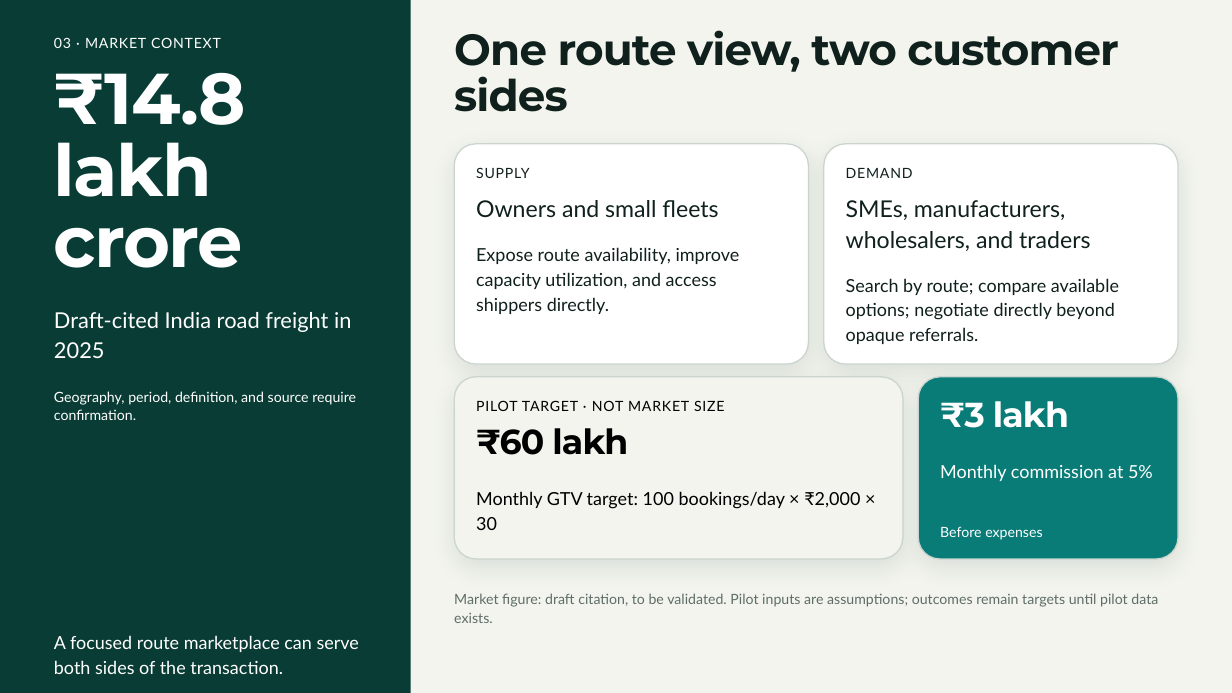
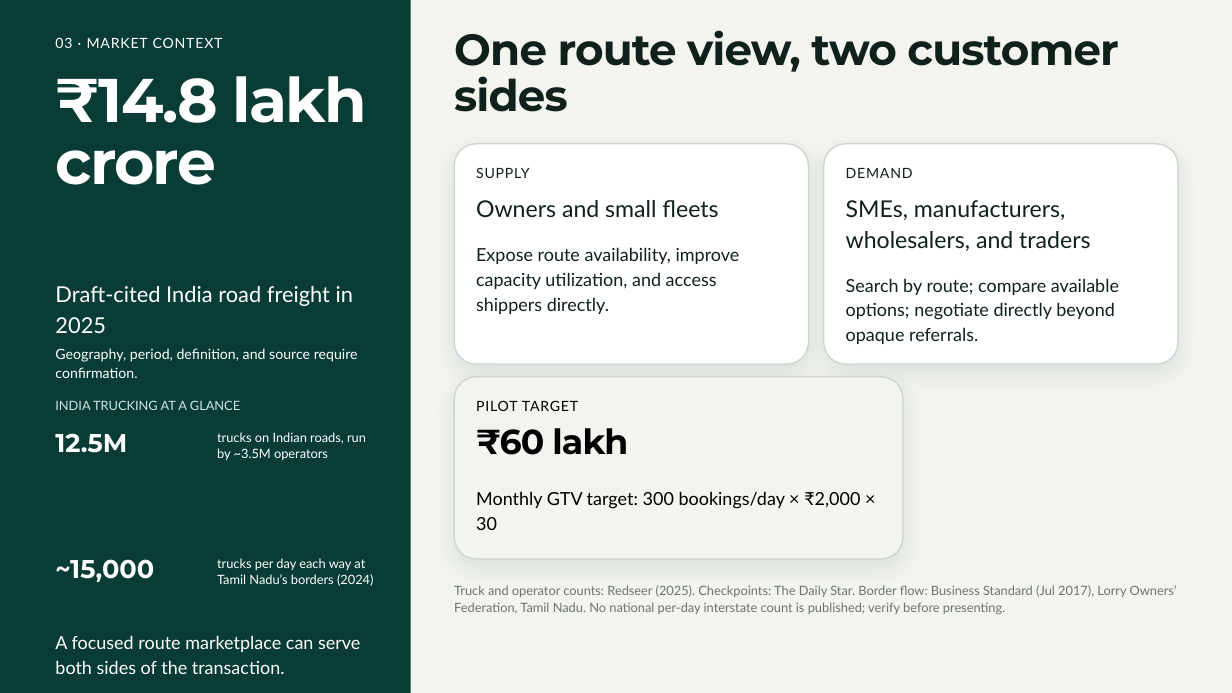
Before and after one commit to vimokshchawla/vahanconnect, a slide deck: slide 3 of assets/VahanConnect_pitch.pptx. Drawn at 1232x693 pixels with LibreOffice and Linux fonts; fonts in the diff are those of the drawing; background and template pictures are left out. Boxes give left, top, right and bottom in pixels: in the first picture for what was removed or moved away, otherwise in the second. Text is boxed around its words. In the diff, an @@ line names an element or a change of style, - is before the commit and + after.

```diff
--- a/assets/VahanConnect_pitch.pptx
+++ b/assets/VahanConnect_pitch.pptx
@@ text "₹14.8 lakh crore" at <box>55,76,366,185</box>: size 56 to 48 pt @@
@@ text "Draft-cited India road freight in ...": place and size @@
-text "Draft-cited India road freight in ..." at <box>54,312,351,358</box>
+text "Draft-cited India road freight in ..." at <box>55,286,353,333</box>
@@ text "Geography, period, definition, and source ...": place and size @@
-text "Geography, period, definition, and source ..." at <box>54,391,356,420</box>
+text "Geography, period, definition, and source ..." at <box>55,348,358,378</box>
@@ rounded rectangle removed at <box>919,377,1178,559</box> @@
@@ text added at <box>55,400,240,410</box>, 10 pt, text #CFE5DF @@
+INDIA TRUCKING AT A GLANCE
@@ text at <box>476,400,578,411</box>: text changed @@
-PILOT TARGET · NOT MARKET SIZE
+PILOT TARGET
@@ text removed at <box>940,401,1069,428</box> @@
-₹3 lakh
@@ text added at <box>55,433,127,453</box>, 20 pt, text #FFFFFF, bold @@
+12.5M
@@ text added at <box>217,432,366,461</box>, 10 pt, text #FFFFFF @@
+trucks on Indian roads, run by ~3.5M operators
@@ text removed at <box>940,464,1153,481</box> @@
-Monthly commission at 5%
@@ text at <box>476,491,860,530</box>: text changed @@
-Monthly GTV target: 100 bookings/day × ₹2,000 × 30
+Monthly GTV target: 300 bookings/day × ₹2,000 × 30
@@ text removed at <box>940,526,1042,540</box> @@
-Before expenses
@@ text added at <box>55,559,154,582</box>, 20 pt, text #FFFFFF, bold @@
+~15,000
@@ text added at <box>217,558,373,586</box>, 10 pt, text #FFFFFF @@
+trucks per day each way at Tamil Nadu’s borders (2024)
@@ text at <box>454,585,1177,615</box>: text changed; size 11 to 10 pt; text colour #5F6D68 to #6B756F @@
-Market figure: draft citation, to be validated. Pilot inputs are assumptions; outcomes remain targets until pilot data exists.
+Truck and operator counts: Redseer (2025). Checkpoints: The Daily Star. Border flow: Business Standard (Jul 2017), Lorry Owners’ Federation, Tamil Nadu. No national per-day interstate count is published; verify before presenting.
```
Also in this commit, not shown: 4 other slides changed, 7 other files.
